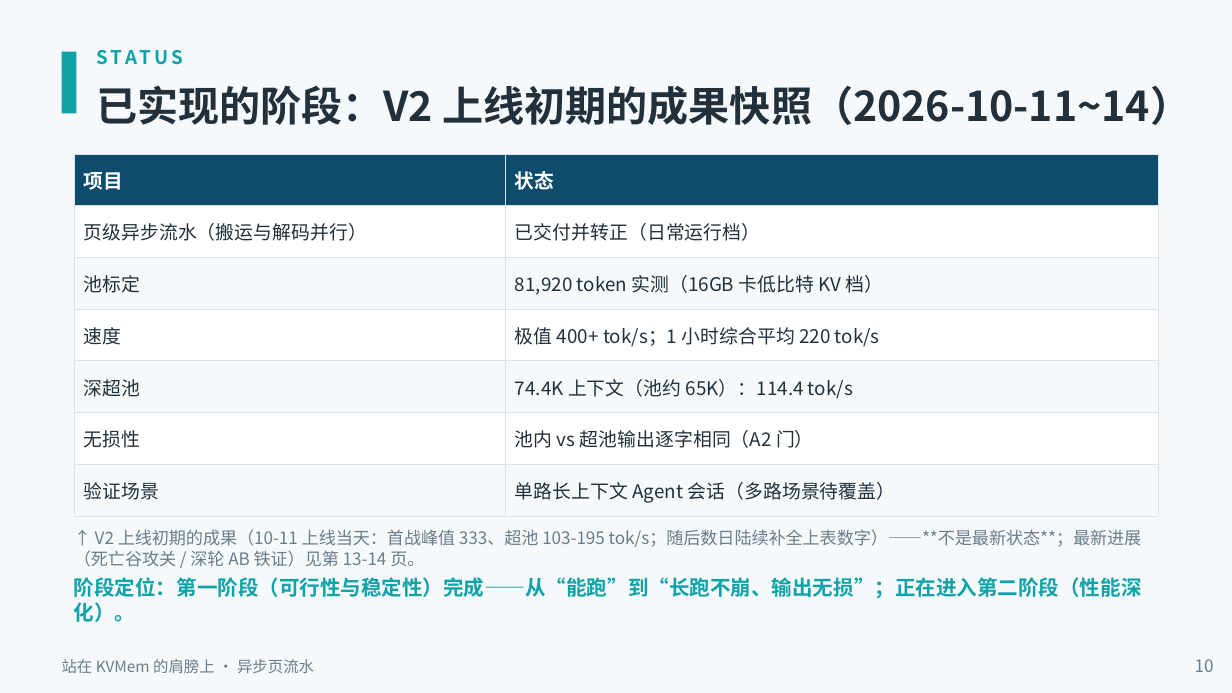
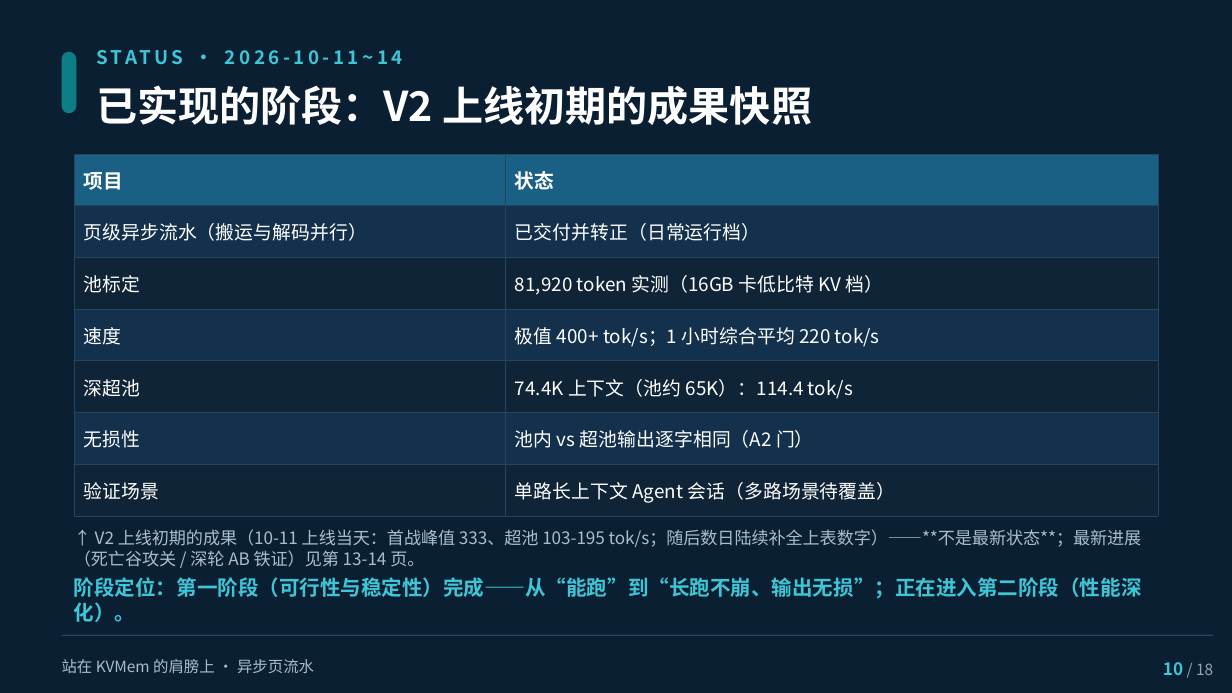
Before and after one commit to paicat1/Ninfer-KVMem-Async, a slide deck: slide 10 of docs/异步页流水-技术说明.pptx. Drawn at 1232x693 pixels with LibreOffice and Linux fonts; fonts in the diff are those of the drawing. Boxes give left, top, right and bottom in pixels: in the first picture for what was removed or moved away, otherwise in the second. Text is boxed around its words. In the diff, an @@ line names an element or a change of style, - is before the commit and + after.

```diff
--- a/docs/异步页流水-技术说明.pptx
+++ b/docs/异步页流水-技术说明.pptx
@@ background #F6F9FB to #0B1F33 @@
@@ rectangle removed at box(62, 52, 76, 113) @@
@@ rounded rectangle added at box(62, 52, 76, 113), fill #0E7E86 @@
@@ text at box(96, 85, 813, 125): text changed; text colour #22303C to #FFFFFF @@
-已实现的阶段：V2 上线初期的成果快照（2026-10-11~14）
+已实现的阶段：V2 上线初期的成果快照
@@ table at box(74, 154, 1158, 507) @@
@@ fill #0E4C6E to #1A5F84 in row 1 @@
@@ fill #FFFFFF to #13314D in 6 cells @@
@@ fill #F6F9FB to #0F2436 in 6 cells @@
@@ text colour #22303C to #FFFFFF @@
@@ borders changed @@
@@ text "↑ V2 上线初期的成果（10-11 上线当天：首战峰值 333、超池 ..." at box(74, 529, 1142, 567): text colour #6B7C8A to #A9BECC @@
@@ text at box(118, 529, 387, 565): text changed; text colour #0FA3A8 to #3FC6D6 @@
-STATUS
+STATUS · 2026-10-11~14
@@ text "阶段定位：第一阶段（可行性与稳定性）完成——从“能跑”到“长跑不崩、输出无损”；正在进入第二阶段（性能深化）。" at box(74, 577, 1142, 622): text colour #0FA3A8 to #3FC6D6 @@
@@ text "站在 KVMem 的肩膀上 · 异步页流水" at box(62, 659, 314, 674): text colour #6B7C8A to #A9BECC @@
@@ rectangle added at box(62, 634, 1214, 636), fill #23465C @@
@@ text at box(1163, 662, 1213, 675): text changed; size 10 to 9 pt; text colour #6B7C8A to #8FA6B5 @@
-10
+10 / 18
```
Also in this commit, not shown: 17 other slides changed, 8 other files.
